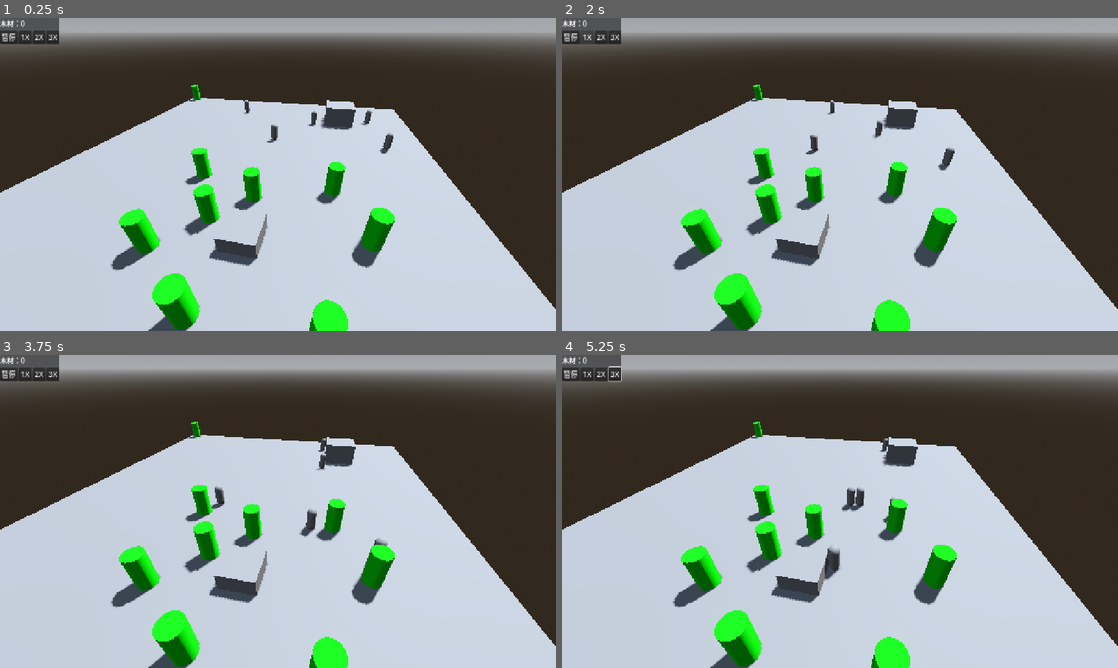
Above: before the commit, frames 1-4 (two rows, left to right).
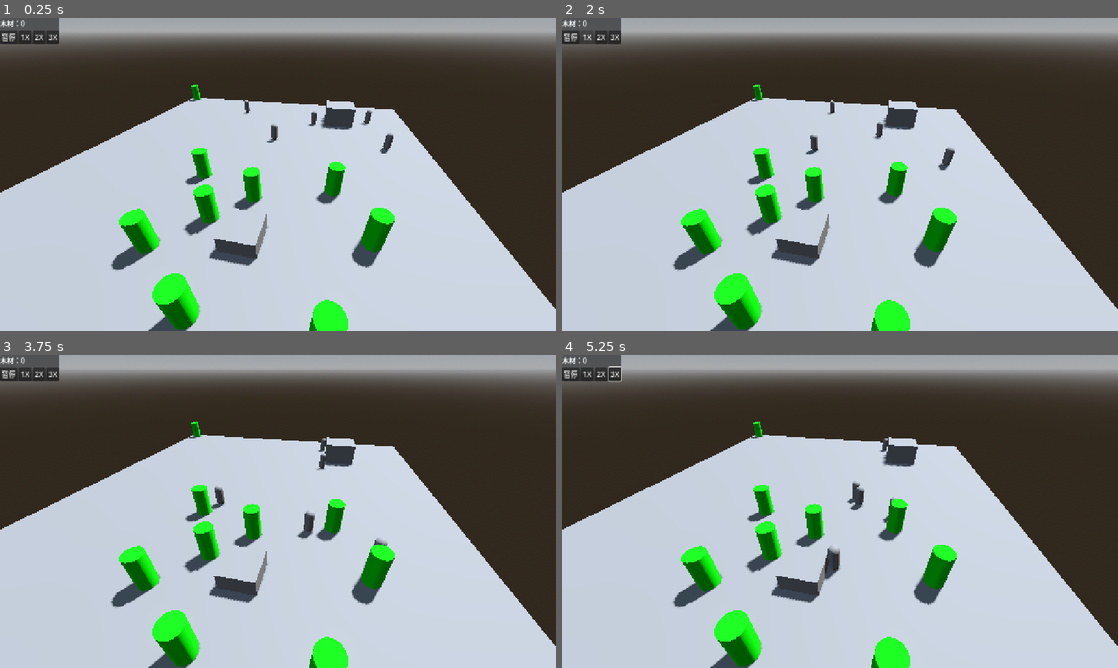
Above: after the commit, the same moments.

Repository: Qfather/gpt_game
Game: Godot game, scene res://Scene/main.tscn
Two runs of this game, one before a commit and one after it. Both use one fixed random seed, a clock stepped at 60 frames per second and the inputs below.
Inputs (mouse positions are in pixels of both pictures, inside the frame that each line leads up to):
- Up to frame 1 (0.25 s): no input
- Up to frame 2 (2 s): click "暂停" at 0.5 s; click "1X" at 1.25 s
- Up to frame 3 (3.75 s): click "2X" at 2 s; click "3X" at 2.75 s; tap Enter (ui_accept) at 3.5 s; move the mouse to (400, 495) at 3.52 s; hold Up (ui_up) from 3.53 s (still down); click (400, 495) at 3.67 s
- Up to frame 4 (5.25 s): tap Enter (ui_accept) at 3.77, 4.52 s; move the mouse to (728, 527) at 4.27 s; release Up (ui_up) at 4.28 s; move the mouse to (895, 442) at 5.02 s; hold Up (ui_up) from 5.03 s (still down)

The runs differ from the first frame. In frame 1, less than 0.1% of the frame differs, in the area x 56-57%, y 30-33%; in frame 2, less than 0.1%; in frame 3, 0.1%; in frame 4, 0.2%, in the area x 50-55%, y 40-50%.

Commit message:
更新了标签系统，增加了给角色标签功能

Diff:
--- a/Scene/main.tscn
+++ b/Scene/main.tscn
@@ -4,7 +4,9 @@
 [ext_resource type="PackedScene" uid="uid://ds5iuq38leawb" path="res://Scene/base.tscn" id="1_r34rm"]
 [ext_resource type="PackedScene" uid="uid://ck5uqtqyntnas" path="res://Scene/villager.tscn" id="1_sblpm"]
 [ext_resource type="PackedScene" uid="uid://bjhgmbhk67241" path="res://Scene/tree.tscn" id="2_r34rm"]
+[ext_resource type="Script" uid="uid://vjowyu6mphb3" path="res://Script/unit/unit_trait.gd" id="3_c2iwn"]
 [ext_resource type="PackedScene" uid="uid://cq8kxaoi8luhl" path="res://Scene/hud.tscn" id="4_2wwxx"]
+[ext_resource type="Resource" uid="uid://2h2r32me2ws" path="res://data/traits/swift_feet.tres" id="4_3pt4j"]
 [ext_resource type="PackedScene" uid="uid://cmc4xaoufvd7x" path="res://Scene/lumber_camp.tscn" id="5_3amdw"]
 [ext_resource type="PackedScene" uid="uid://hblm4xs2qdre" path="res://Scene/resource_building_panel.tscn" id="6_1xcnr"]
 
@@ -28,6 +30,12 @@
 [sub_resource type="BoxMesh" id="BoxMesh_eictv"]
 size = Vector3(30, 0.2, 30)
 
+[sub_resource type="Resource" id="Resource_eictv"]
+resource_local_to_scene = true
+script = ExtResource("3_c2iwn")
+trait_data = ExtResource("4_3pt4j")
+metadata/_custom_type_script = "uid://vjowyu6mphb3"
+
 [node name="Main" type="Node3D" unique_id=1839008769]
 script = ExtResource("1_ow1sv")
 
@@ -47,6 +55,7 @@
 
 [node name="Villager" parent="." unique_id=1280470496 instance=ExtResource("1_sblpm")]
 transform = Transform3D(1, 0, 0, 0, 1, 0, 0, 0, 1, 4.4819183, 0, -7.8615894)
+traits = Array[ExtResource("3_c2iwn")]([SubResource("Resource_eictv")])
 
 [node name="Villager2" parent="." unique_id=868835237 instance=ExtResource("1_sblpm")]
 transform = Transform3D(1, 0, 0, 0, 1, 0, 0, 0, 1, 1.394434, 0, -3.0560637)
--- a/Scene/resource_building_panel.tscn
+++ b/Scene/resource_building_panel.tscn
@@ -1,7 +1,7 @@
 [gd_scene format=3 uid="uid://hblm4xs2qdre"]
 
-[ext_resource type="PackedScene" uid="uid://snmcm2ts2b6m" path="res://UI/building_panel_base.tscn" id="1_626jk"]
-[ext_resource type="Script" uid="uid://ct6bj10coe3ac" path="res://UI/resource_building_panel.gd" id="2_0bbh6"]
+[ext_resource type="PackedScene" uid="uid://snmcm2ts2b6m" path="res://UI/building_panel/building_panel_base.tscn" id="1_626jk"]
+[ext_resource type="Script" uid="uid://ct6bj10coe3ac" path="res://UI/building_panel/resource_building_panel.gd" id="2_0bbh6"]
 
 [node name="ResourceBuildingPanel" unique_id=1705630249 instance=ExtResource("1_626jk")]
 script = ExtResource("2_0bbh6")
--- a/Script/trait/trait_data.gd
+++ b/Script/trait/trait_data.gd
@@ -1,7 +1,17 @@
 class_name TraitData
 extends Resource
 
+# ============================================================
+# 唯一 ID
+# ============================================================
 
+# 程序、数据库和存档使用的永久标识
+# 创建后原则上不要修改
+# 例如：
+# swift_feet
+# big_eater
+# sword_master
+@export var trait_id: String = ""
 # ============================================================
 # 标签品级
 # ============================================================
--- a/Script/unit/unit_base.gd
+++ b/Script/unit/unit_base.gd
@@ -3,97 +3,193 @@
 
 
 # ============================================================
-# 基础生命
+# 基础属性
 # ============================================================
 
-@export var max_health: float = 100.0
+@export_category("生命")
+
+@export var base_max_health: float = 100.0
+@export var base_health_regen: float = 1.0
 
 var health: float = 100.0
 
-# 基础生命恢复速度
-# 单位：每秒恢复多少生命
-@export var base_health_regen: float = 1.0
+
+@export_category("移动 / 生存")
+
+@export var base_move_speed: float = 3.0
+@export var base_food_consumption: float = 5.0
+
+
+@export_category("工作")
+
+@export var base_work_speed: float = 1.0
+@export var base_gather_speed: float = 1.0
+
+
+@export_category("战斗")
+
+@export var base_attack_damage: float = 10.0
+@export var base_attack_speed: float = 1.0
 
 
 # ============================================================
-# 基础移动属性
+# Trait
 # ============================================================
 
-# 注意：
-# 这是单位的“基础移动速度”
-# Trait 等系统以后不要直接修改这个值
-@export var base_move_speed: float = 3.0
+@export_category("Trait 标签")
 
-
-# ============================================================
-# 基础食物消耗
-# ============================================================
-
-# 暂时只是数据
-# 等以后做食物系统再真正使用
-@export var base_food_consumption: float = 5.0
-
-
-# ============================================================
-# Trait 标签
-# ============================================================
-
-# 暂时先留一个容器
-# 下一阶段再正式制作 TraitData
-var traits: Array = []
+@export var traits: Array[UnitTrait] = []
 
 
 # ============================================================
 # 初始化
 # ============================================================
-
 func _ready():
 
-	health = max_health
+	health = get_max_health()
 
 
 # ============================================================
-# 获取最终移动速度
+# 基础属性读取
 # ============================================================
 
-func get_move_speed() -> float:
+func get_base_stat(stat: StatModifier.StatType) -> float:
 
-	# 现在还没有 Trait 修正
-	# 所以直接返回基础值
-	return base_move_speed
+	match stat:
+
+		StatModifier.StatType.MAX_HEALTH:
+			return base_max_health
+
+		StatModifier.StatType.HEALTH_REGEN:
+			return base_health_regen
+
+		StatModifier.StatType.MOVE_SPEED:
+			return base_move_speed
+
+		StatModifier.StatType.FOOD_CONSUMPTION:
+			return base_food_consumption
+
+		StatModifier.StatType.WORK_SPEED:
+			return base_work_speed
+
+		StatModifier.StatType.GATHER_SPEED:
+			return base_gather_speed
+
+		StatModifier.StatType.ATTACK_DAMAGE:
+			return base_attack_damage
+
+		StatModifier.StatType.ATTACK_SPEED:
+			return base_attack_speed
+
+	return 0.0
 
 
 # ============================================================
-# 获取最终食物消耗
+# 最终属性
 # ============================================================
+func get_stat(stat: StatModifier.StatType) -> float:
 
-func get_food_consumption() -> float:
+	var base_value = get_base_stat(stat)
 
-	# 现在还没有 Trait 修正
-	return base_food_consumption
+	# 固定值修改总和
+	var add_total: float = 0.0
+
+	# 百分比修改总和
+	var percent_total: float = 0.0
+
+
+	# ========================================================
+	# 遍历单位拥有的所有 Trait
+	# ========================================================
+
+	for unit_trait in traits:
+
+		if unit_trait == null:
+			continue
+
+		var level_data = unit_trait.get_level_data()
+
+		if level_data == null:
+			continue
+
+
+		# ====================================================
+		# 遍历当前 Trait 等级的所有属性效果
+		# ====================================================
+
+		for modifier in level_data.modifiers:
+
+			if modifier == null:
+				continue
+
+			# 不是当前正在计算的属性
+			if modifier.stat != stat:
+				continue
+
+
+			match modifier.modifier_type:
+
+				StatModifier.ModifierType.ADD:
+					add_total += modifier.value
+
+				StatModifier.ModifierType.PERCENT:
+					percent_total += modifier.value
+
+
+	# ========================================================
+	# 最终属性
+	# ========================================================
+
+	var result = (
+		base_value + add_total
+	)
+
+	result *= (
+		1.0 + percent_total / 100.0
+	)
+
+	return result
 
 
 # ============================================================
-# 获取当前生命
+# 常用属性快捷接口
+# ============================================================
+
+func get_max_health() -> float:
+	return get_stat(StatModifier.StatType.MAX_HEALTH)
+
+
+func get_health_regen() -> float:
+	return get_stat(StatModifier.StatType.HEALTH_REGEN)
+
+
+func get_move_speed() -> float:
+	return get_stat(StatModifier.StatType.MOVE_SPEED)
+
+
+func get_food_consumption() -> float:
+	return get_stat(StatModifier.StatType.FOOD_CONSUMPTION)
+
+
+func get_work_speed() -> float:
+	return get_stat(StatModifier.StatType.WORK_SPEED)
+
+
+func get_gather_speed() -> float:
+	return get_stat(StatModifier.StatType.GATHER_SPEED)
+
+
+func get_attack_damage() -> float:
+	return get_stat(StatModifier.StatType.ATTACK_DAMAGE)
+
+
+func get_attack_speed() -> float:
+	return get_stat(StatModifier.StatType.ATTACK_SPEED)
+
+
+# ============================================================
+# 当前生命
 # ============================================================
 
 func get_health() -> float:
-
 	return health
-
-
-# ============================================================
-# 获取最大生命
-# ============================================================
-
-func get_max_health() -> float:
-
-	return max_health
-# ============================================================
-# 获取最终生命恢复速度
-# ============================================================
-
-func get_health_regen() -> float:
-
-	# 以后 Trait 可以在这里进行修正
-	return base_health_regen
--- /dev/null
+++ b/Script/unit/unit_trait.gd
@@ -0,0 +1,42 @@
+class_name UnitTrait
+extends Resource
+
+
+# ============================================================
+# Trait 数据
+# ============================================================
+
+# 这个单位拥有的标签
+@export var trait_data: TraitData
+
+
+# ============================================================
+# 当前等级
+# ============================================================
+
+@export_range(1, 10, 1)
+var level: int = 1
+
+
+# ============================================================
+# 获取当前等级数据
+# ============================================================
+
+func get_level_data() -> TraitLevelData:
+
+	if trait_data == null:
+		return null
+
+	return trait_data.get_level_data(level)
+
+
+# ============================================================
+# 获取稳定 ID
+# ============================================================
+
+func get_trait_id() -> String:
+
+	if trait_data == null:
+		return ""
+
+	return trait_data.trait_id
--- a/UI/building_panel_base.tscn
+++ b/UI/building_panel/building_panel_base.tscn
@@ -1,6 +1,6 @@
 [gd_scene format=3 uid="uid://snmcm2ts2b6m"]
 
-[ext_resource type="Script" uid="uid://7vx0r1x3riqp" path="res://UI/building_panel_base.gd" id="1_iail7"]
+[ext_resource type="Script" uid="uid://7vx0r1x3riqp" path="res://UI/building_panel/building_panel_base.gd" id="1_iail7"]
 
 [node name="BuildingPanelBase" type="PanelContainer" unique_id=1705630249]
 anchors_preset = 6
--- /dev/null
+++ b/UI/unit_panel/unit_panel_base.gd
@@ -0,0 +1,128 @@
+class_name UnitPanelBase
+extends PanelContainer
+
+
+# ============================================================
+# 设置
+# ============================================================
+
+@export var animation_time: float = 0.25
+
+
+# ============================================================
+# 当前查看单位
+# ============================================================
+
+var current_unit: UnitBase = null
+
+var opened_x: float
+var closed_x: float
+
+var move_tween: Tween = null
+
+
+# ============================================================
+# 节点
+# ============================================================
+
+@onready var unit_name: Label = %UnitName
+@onready var close_button: Button = %CloseButton
+
+
+# ============================================================
+# 初始化
+# ============================================================
+
+func _ready():
+
+	close_button.pressed.connect(_on_close_pressed)
+
+	await get_tree().process_frame
+
+	var viewport_size = get_viewport_rect().size
+
+	opened_x = viewport_size.x - size.x
+
+	position.y = (
+		viewport_size.y - size.y
+	) / 2.0
+
+	closed_x = viewport_size.x
+
+	position.x = closed_x
+
+	hide()
+
+
+# ============================================================
+# 打开单位面板
+# ============================================================
+
+func open_unit(unit: UnitBase):
+
+	if unit == null:
+		return
+
+	current_unit = unit
+
+	unit_name.text = unit.name
+
+	refresh()
+
+	show()
+
+	if move_tween != null:
+		move_tween.kill()
+
+	move_tween = create_tween()
+
+	move_tween.set_trans(Tween.TRANS_QUAD)
+	move_tween.set_ease(Tween.EASE_OUT)
+
+	move_tween.tween_property(
+		self,
+		"position:x",
+		opened_x,
+		animation_time
+	)
+
+
+# ============================================================
+# 刷新
+# ============================================================
+
+func refresh():
+	pass
+
+
+# ============================================================
+# 关闭
+# ============================================================
+
+func close_panel():
+
+	if move_tween != null:
+		move_tween.kill()
+
+	move_tween = create_tween()
+
+	move_tween.set_trans(Tween.TRANS_QUAD)
+	move_tween.set_ease(Tween.EASE_IN)
+
+	move_tween.tween_property(
+		self,
+		"position:x",
+		closed_x,
+		animation_time
+	)
+
+	await move_tween.finished
+
+	hide()
+
+	current_unit = null
+
+
+func _on_close_pressed():
+
+	close_panel()
--- /dev/null
+++ b/UI/unit_panel/villager_panel.gd
@@ -0,0 +1,122 @@
+class_name VillagerPanel
+extends UnitPanelBase
+
+
+@onready var health_label: Label = %HealthLabel
+@onready var move_speed_label: Label = %MoveSpeedLabel
+@onready var food_label: Label = %FoodLabel
+@onready var work_speed_label: Label = %WorkSpeedLabel
+@onready var gather_speed_label: Label = %GatherSpeedLabel
+@onready var job_label: Label = %JobLabel
+
+@onready var trait_container: VBoxContainer = %TraitContainer
+
+
+func _ready():
+
+	super._ready()
+
+
+func refresh():
+
+	if current_unit == null:
+		return
+
+
+	# ========================================================
+	# 基础状态
+	# ========================================================
+
+	health_label.text = (
+		"生命："
+		+ str(round(current_unit.get_health()))
+		+ " / "
+		+ str(round(current_unit.get_max_health()))
+	)
+
+	move_speed_label.text = (
+		"移动速度："
+		+ str(current_unit.get_move_speed())
+	)
+
+	food_label.text = (
+		"食物消耗："
+		+ str(current_unit.get_food_consumption())
+	)
+
+	work_speed_label.text = (
+		"工作效率："
+		+ str(current_unit.get_work_speed())
+	)
+
+	gather_speed_label.text = (
+		"采集效率："
+		+ str(current_unit.get_gather_speed())
+	)
+
+
+	# ========================================================
+	# 职业
+	# ========================================================
+
+	if current_unit.has_method("get_job_display_name"):
+		job_label.text = (
+			"职业："
+			+ current_unit.get_job_display_name()
+		)
+	else:
+		job_label.text = "职业：居民"
+
+
+	# ========================================================
+	# Trait
+	# ========================================================
+
+	_refresh_traits()
+
+
+func _refresh_traits():
+
+	for child in trait_container.get_children():
+		child.queue_free()
+
+
+	for unit_trait in current_unit.traits:
+
+		if unit_trait == null:
+			continue
+
+		if unit_trait.trait_data == null:
+			continue
+
+
+		var trait_data = unit_trait.trait_data
+
+		var label = Label.new()
+
+		# 只有多个等级才显示 Lv.
+		if trait_data.levels.size() > 1:
+
+			label.text = (
+				trait_data.trait_name
+				+ " Lv."
+				+ str(unit_trait.level)
+			)
+
+		else:
+
+			label.text = trait_data.trait_name
+
+
+		trait_container.add_child(label)
+
+
+func _process(_delta):
+
+	if not visible:
+		return
+
+	if current_unit == null:
+		return
+
+	refresh()
--- /dev/null
+++ b/UI/unit_panel/villager_panel.tscn
@@ -0,0 +1,62 @@
+[gd_scene format=3 uid="uid://c0ignntbqytf3"]
+
+[ext_resource type="Script" uid="uid://c2556yaq52olh" path="res://UI/unit_panel/villager_panel.gd" id="1_8u23j"]
+
+[node name="VillagerPanel" type="Control" unique_id=1018035071]
+layout_mode = 3
+anchors_preset = 15
+anchor_right = 1.0
+anchor_bottom = 1.0
+grow_horizontal = 2
+grow_vertical = 2
+script = ExtResource("1_8u23j")
+
+[node name="MarginContainer" type="MarginContainer" parent="." unique_id=773400638]
+layout_mode = 0
+offset_right = 40.0
+offset_bottom = 40.0
+
+[node name="VBoxContainer" type="VBoxContainer" parent="MarginContainer" unique_id=1332718360]
+layout_mode = 2
+
+[node name="Header" type="HBoxContainer" parent="MarginContainer/VBoxContainer" unique_id=1728969609]
+layout_mode = 2
+
+[node name="Label" type="Label" parent="MarginContainer/VBoxContainer/Header" unique_id=790947964]
+layout_mode = 2
+
+[node name="Control" type="Control" parent="MarginContainer/VBoxContainer/Header" unique_id=1376499294]
+layout_mode = 2
+
+[node name="Button" type="Button" parent="MarginContainer/VBoxContainer/Header" unique_id=2092054875]
+layout_mode = 2
+
+[node name="HSeparator" type="HSeparator" parent="MarginContainer/VBoxContainer" unique_id=1849100148]
+layout_mode = 2
+
+[node name="HealthLabel" type="Label" parent="MarginContainer/VBoxContainer" unique_id=187996507]
+layout_mode = 2
+
+[node name="MoveSpeedLabel" type="Label" parent="MarginContainer/VBoxContainer" unique_id=1884447393]
+layout_mode = 2
+
+[node name="FoodLabel" type="Label" parent="MarginContainer/VBoxContainer" unique_id=1590903934]
+layout_mode = 2
+
+[node name="WorkSpeedLabel" type="Label" parent="MarginContainer/VBoxContainer" unique_id=430344490]
+layout_mode = 2
+
+[node name="GatherSpeedLabel" type="Label" parent="MarginContainer/VBoxContainer" unique_id=1251220533]
+layout_mode = 2
+
+[node name="JobLabel" type="Label" parent="MarginContainer/VBoxContainer" unique_id=1253258979]
+layout_mode = 2
+
+[node name="HSeparator2" type="HSeparator" parent="MarginContainer/VBoxContainer" unique_id=193159785]
+layout_mode = 2
+
+[node name="TraitTitle" type="Label" parent="MarginContainer/VBoxContainer" unique_id=965636878]
+layout_mode = 2
+
+[node name="TraitContainer" type="VBoxContainer" parent="MarginContainer/VBoxContainer" unique_id=175475595]
+layout_mode = 2
--- /dev/null
+++ b/data/traits/swift_feet.tres
@@ -0,0 +1,19 @@
+[gd_resource type="Resource" script_class="TraitData" format=3 uid="uid://2h2r32me2ws"]
+
+[ext_resource type="Script" uid="uid://2fkm0m0oilvi" path="res://Script/trait/trait_level_data.gd" id="1_6yfsl"]
+[ext_resource type="Script" uid="uid://dmbvgt83liege" path="res://Script/stat_modifier.gd" id="2_gprb2"]
+[ext_resource type="Script" uid="uid://b2ilqqawkrpyb" path="res://Script/trait/trait_data.gd" id="2_sgcrp"]
+
+[sub_resource type="Resource" id="Resource_skh10"]
+script = ExtResource("2_gprb2")
+value = 10.0
+
+[sub_resource type="Resource" id="Resource_k3wuv"]
+script = ExtResource("1_6yfsl")
+modifiers = Array[ExtResource("2_gprb2")]([SubResource("Resource_skh10")])
+
+[resource]
+script = ExtResource("2_sgcrp")
+trait_id = "swift_feet"
+trait_name = "飞毛腿"
+levels = Array[ExtResource("1_6yfsl")]([SubResource("Resource_k3wuv")])
--- a/data/traits/trait_1.tres
+++ /dev/null
@@ -1,8 +0,0 @@
-[gd_resource type="Resource" script_class="TraitData" format=3 uid="uid://dyke5upqiqd4c"]
-
-[ext_resource type="Script" uid="uid://2fkm0m0oilvi" path="res://Script/trait/trait_level_data.gd" id="1_aitc8"]
-[ext_resource type="Script" uid="uid://b2ilqqawkrpyb" path="res://Script/trait/trait_data.gd" id="2_1keen"]
-
-[resource]
-script = ExtResource("2_1keen")
-trait_name = "新标签"
--- a/data/traits/trait_2.tres
+++ /dev/null
@@ -1,8 +0,0 @@
-[gd_resource type="Resource" script_class="TraitData" format=3 uid="uid://bcexlufpjmrja"]
-
-[ext_resource type="Script" uid="uid://2fkm0m0oilvi" path="res://Script/trait/trait_level_data.gd" id="1_tiwo4"]
-[ext_resource type="Script" uid="uid://b2ilqqawkrpyb" path="res://Script/trait/trait_data.gd" id="2_id2np"]
-
-[resource]
-script = ExtResource("2_id2np")
-trait_name = "新标签"
--- a/data/traits/trait_test.tres
+++ /dev/null
@@ -1,36 +0,0 @@
-[gd_resource type="Resource" script_class="TraitData" format=3 uid="uid://bymqbwkvai71s"]
-
-[ext_resource type="Script" uid="uid://2fkm0m0oilvi" path="res://Script/trait/trait_level_data.gd" id="1_krmtw"]
-[ext_resource type="Script" uid="uid://b2ilqqawkrpyb" path="res://Script/trait/trait_data.gd" id="2_816qo"]
-[ext_resource type="Script" uid="uid://dmbvgt83liege" path="res://Script/stat_modifier.gd" id="2_pixe8"]
-
-[sub_resource type="Resource" id="Resource_816qo"]
-script = ExtResource("2_pixe8")
-value = 5.0
-
-[sub_resource type="Resource" id="Resource_pixe8"]
-script = ExtResource("1_krmtw")
-modifiers = Array[ExtResource("2_pixe8")]([SubResource("Resource_816qo")])
-
-[sub_resource type="Resource" id="Resource_c1i8b"]
-script = ExtResource("2_pixe8")
-value = 10.0
-
-[sub_resource type="Resource" id="Resource_cy1ky"]
-script = ExtResource("1_krmtw")
-level = 2
-modifiers = Array[ExtResource("2_pixe8")]([SubResource("Resource_c1i8b")])
-
-[sub_resource type="Resource" id="Resource_nju40"]
-script = ExtResource("2_pixe8")
-value = 15.0
-
-[sub_resource type="Resource" id="Resource_fa6w7"]
-script = ExtResource("1_krmtw")
-level = 3
-modifiers = Array[ExtResource("2_pixe8")]([SubResource("Resource_nju40")])
-
-[resource]
-script = ExtResource("2_816qo")
-trait_name = "飞毛腿"
-levels = Array[ExtResource("1_krmtw")]([SubResource("Resource_pixe8"), SubResource("Resource_cy1ky"), SubResource("Resource_fa6w7")])
Not shown, added: Script/unit/unit_trait.gd.uid
Renamed: UI/building_panel_base.gd -> UI/building_panel/building_panel_base.gd
Renamed: UI/building_panel_base.gd.uid -> UI/building_panel/building_panel_base.gd.uid
Renamed: UI/resource_building_panel.gd -> UI/building_panel/resource_building_panel.gd
Renamed: UI/resource_building_panel.gd.uid -> UI/building_panel/resource_building_panel.gd.uid
Not shown, added: UI/unit_panel/unit_panel_base.gd.uid
Not shown, added: UI/unit_panel/villager_panel.gd.uid
Not shown, changed: addons/trait_editor/trait_editor_plugin.gd
